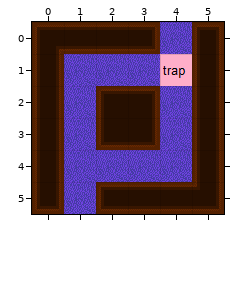
One commit to this Tiled map: datas/maps/delta6.tmx. That is the earlier state.
Cells are 32x32 px. Shown: x 0..5, y 0..5.
And afterwards:
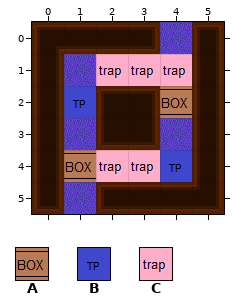
Key: from "meta": A 1 "box", B 2 "tp1", C 3 "trap".
_ is an empty cell.
Tiles of an added or newly shown layer are drawn over the layers below it.
The exact change:
Layer "meta" (now shown):
y 1: x 2..3 __ -> CC
y 2: x 1 _ -> B; x 4 _ -> A
y 4: x 1..4 ____ -> ACCB
Pixel boxes of the changes (left, top, right, bottom) in both pictures:
added: (64, 54, 192, 118)
added: (64, 150, 192, 182)
